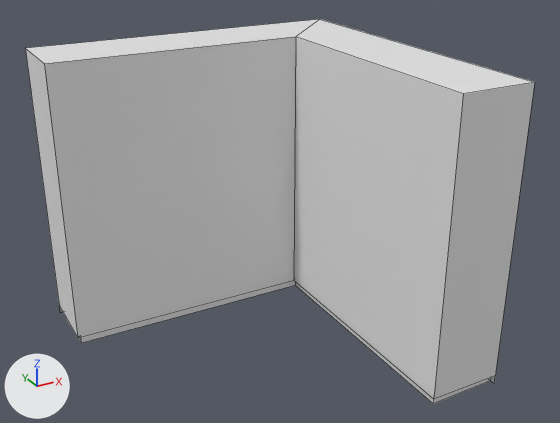
The FBX model Assets/__MyAssets/FBX/BedroomWall.fbx: old version first, new version second.
The view is the same before and after, from a 50 mm camera at (-634.0, -944.0, 414.0) aimed at (-287.0, -314.0, 99.0). Lighting does not change. The marker at lower left points along +X, +Y and +Z. Mesh edges are drawn as thin lines. Where no turn or scale is listed for an object, it has been applied to the vertices.
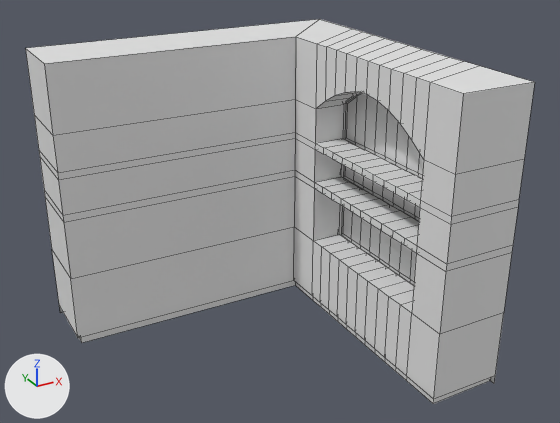
Edits to the bpy script that builds the scene:
```text
Change me_cube_027:
    used by ob_cube_001; location = (0.0, 0.0, 0.0)
    remove me_cube_027.from_pydata(...)  # 25 vertices, 20 faces; spans x -480.0..-131.0, y -480.0..-131.0, z -60.0..250.0
    add me_cube_027.from_pydata(...)  # 534 vertices, 518 faces; spans x -480.0..-131.0, y -480.0..-131.0, z -60.0..250.0
    me_cube_027 part 1: 509 vertices added at x -480.0..-131.0, y -480.0..-131.0, z -60.0..250.0
```

Pixel boxes (x1, y1, x2, y2) of what changed, in the pictures (560 x 423 px):
part 1 of me_cube_027, added: after (26, 19, 535, 404)
